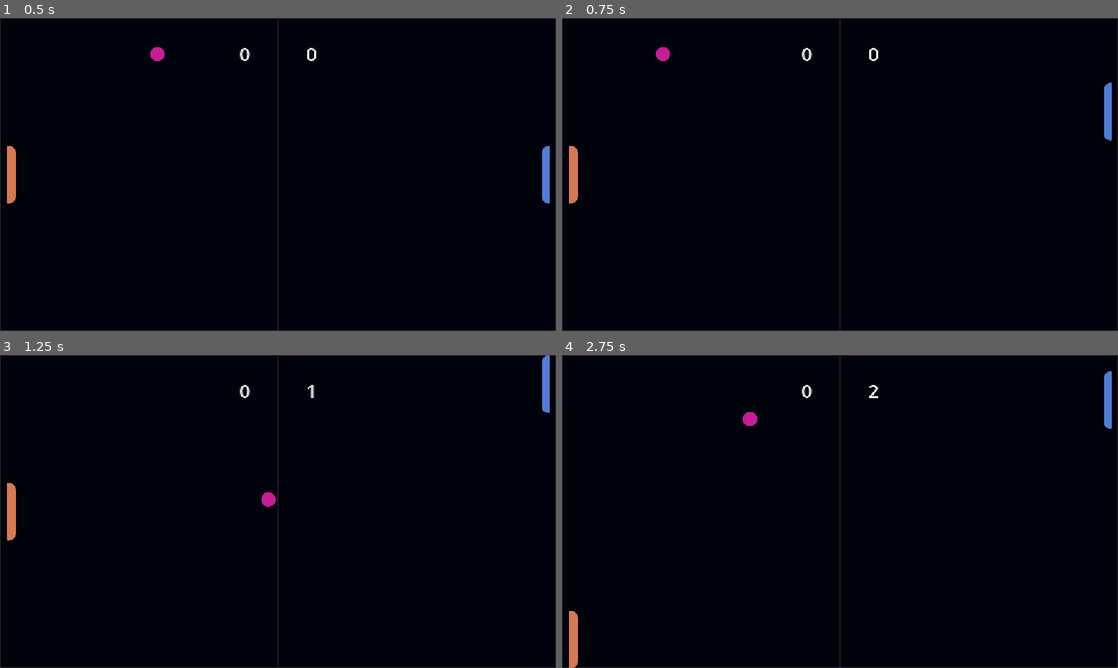
Above: before the commit, frames 1-4 (two rows, left to right).
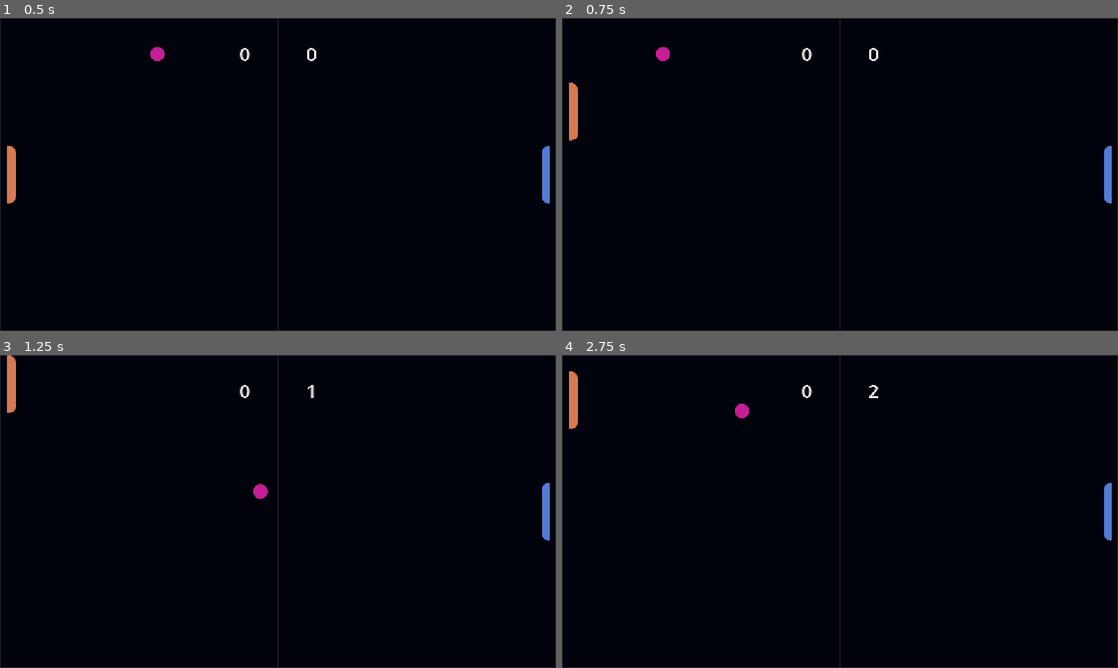
Above: after the commit, the same moments.

Repository: handup/pingalexpongavel
Game: Godot game, scene res://scenes/game.tscn
The game is run twice, just before and just after one commit, with the same random seed, the same clock (stepped at 60 frames per second) and the same inputs.
Inputs:
- Up to frame 1 (0.5 s): no input
- Up to frame 2 (0.75 s): hold W (player1_up, bound only after the commit) from 0.53 s (still down)
- Up to frame 3 (1.25 s): keep holding W (player1_up, bound only after the commit)
- Up to frame 4 (2.75 s): release W (player1_up, bound only after the commit) at 1.28 s; hold S (player1_down, bound only after the commit) 1.28-2.03 s; hold W (player1_up, bound only after the commit) from 2.03 s (still down)

Frame 1 is identical in both runs. In frame 2, 1.1% of the frame differs, in the area x 1-99%, y 20-60%; in frame 3, 1.3%, in the area x 1-99%, y 0-60%; in frame 4, 1.2%.

Commit message:
change controls

Diff:
--- a/project.godot
+++ b/project.godot
@@ -24,22 +24,22 @@
 
 player2_up={
 "deadzone": 0.2,
-"events": [Object(InputEventKey,"resource_local_to_scene":fa …(140 unchanged characters)… d":false,"keycode":0,"physical_keycode":87,"key_label":0,"unicode":119,"location":0,"echo":false,"script":null)
+"events": [Object(InputEventKey,"resource_local_to_scene":fa …(140 unchanged characters)… d":false,"keycode":0,"physical_keycode":4194320,"key_label":0,"unicode":0,"location":0,"echo":false,"script":null)
 ]
 }
 player2_down={
 "deadzone": 0.2,
-"events": [Object(InputEventKey,"resource_local_to_scene":fa …(140 unchanged characters)… d":false,"keycode":0,"physical_keycode":83,"key_label":0,"unicode":115,"location":0,"echo":false,"script":null)
+"events": [Object(InputEventKey,"resource_local_to_scene":fa …(140 unchanged characters)… d":false,"keycode":0,"physical_keycode":4194322,"key_label":0,"unicode":0,"location":0,"echo":false,"script":null)
 ]
 }
 player1_up={
 "deadzone": 0.2,
-"events": [Object(InputEventKey,"resource_local_to_scene":fa …(140 unchanged characters)… d":false,"keycode":0,"physical_keycode":4194320,"key_label":0,"unicode":0,"location":0,"echo":false,"script":null)
+"events": [Object(InputEventKey,"resource_local_to_scene":fa …(140 unchanged characters)… d":false,"keycode":0,"physical_keycode":87,"key_label":0,"unicode":119,"location":0,"echo":false,"script":null)
 ]
 }
 player1_down={
 "deadzone": 0.2,
-"events": [Object(InputEventKey,"resource_local_to_scene":fa …(140 unchanged characters)… d":false,"keycode":0,"physical_keycode":4194322,"key_label":0,"unicode":0,"location":0,"echo":false,"script":null)
+"events": [Object(InputEventKey,"resource_local_to_scene":fa …(140 unchanged characters)… d":false,"keycode":0,"physical_keycode":83,"key_label":0,"unicode":115,"location":0,"echo":false,"script":null)
 ]
 }
 
--- a/scenes/player.gd
+++ b/scenes/player.gd
@@ -5,7 +5,7 @@
 
 
 func _physics_process(delta: float) -> void:
-	var direction := Input.get_axis("player1_up", "player2_down")
+	var direction := Input.get_axis("player1_up", "player1_down")
 	if direction:
 		velocity.y = direction * SPEED
 	else:
Not shown, changed: export_presets.cfg
